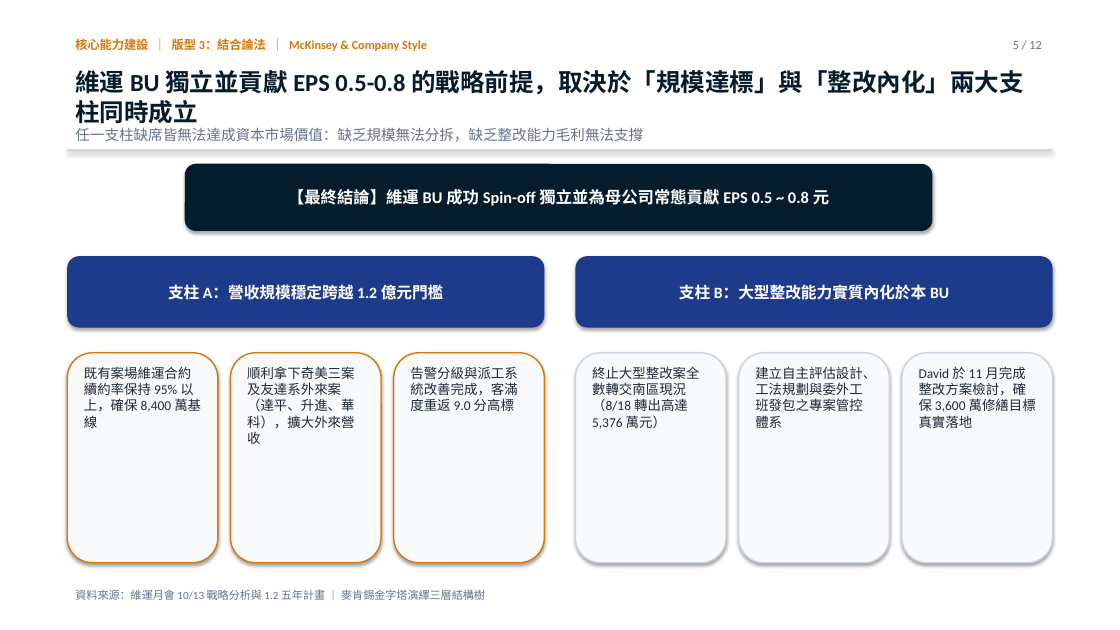
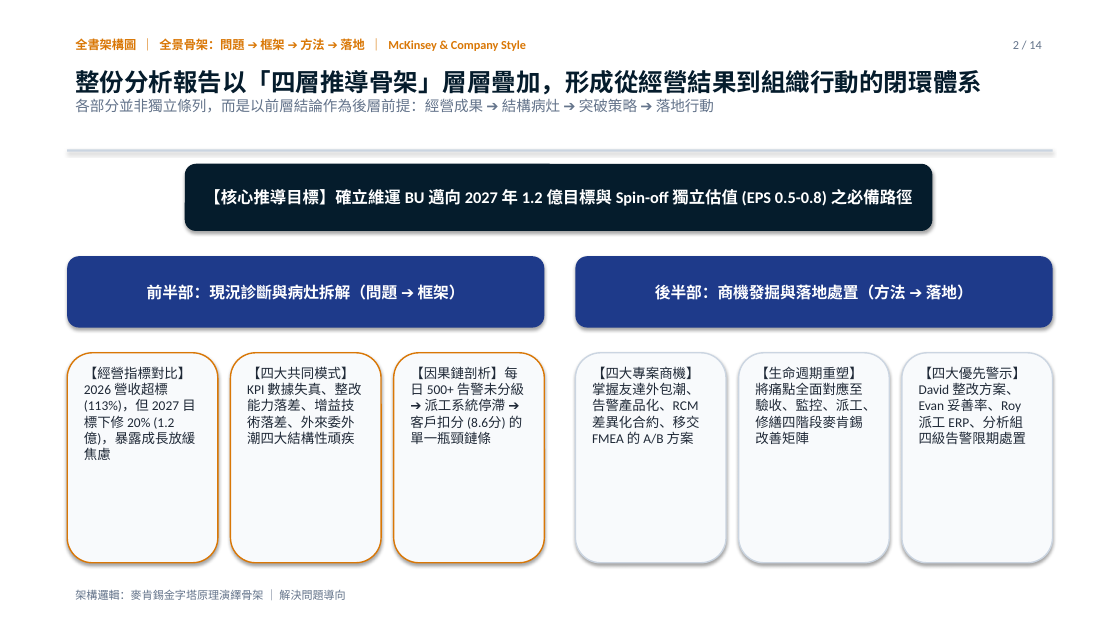
Before and after one commit to davidyeh51/management-meeting-portal, a slide deck: slide 2 of acmepoint_meeting_zero_noise.pptx (slide 5 before the commit). Drawn at 1120x630 pixels with LibreOffice and Linux fonts; fonts in the diff are those of the drawing. Boxes give left, top, right and bottom in pixels: in the first picture for what was removed or moved away, otherwise in the second. Text is boxed around its words. In the diff, an @@ line names an element or a change of style, - is before the commit and + after.

```diff
--- a/acmepoint_meeting_zero_noise.pptx
+++ b/acmepoint_meeting_zero_noise.pptx
@@ text at <box>75,37,526,54</box>: text changed @@
-核心能力建設 ｜ 版型 3：結合論法 ｜ McKinsey & Company Style
+全書架構圖 ｜ 全景骨架：問題 ➔ 框架 ➔ 方法 ➔ 落地 ｜ McKinsey & Company Style
@@ text at <box>1013,41,1041,49</box>: text changed @@
-5 / 12
+2 / 14
@@ text at <box>75,70,982,113</box>: text changed; size 21 to 12.5 pt; text colour #051C2C to #64748B; bold off @@
-維運 BU 獨立並貢獻 EPS 0.5-0.8 的戰略前提，取決於「規模達標」與「整改內化」兩大支柱同時成立
-任一支柱缺席皆無法達成資本市場價值：缺乏規模無法分拆，缺乏整改能力毛利無法支撐
+整份分析報告以「四層推導骨架」層層疊加，形成從經營結果到組織行動的閉環體系
+各部分並非獨立條列，而是以前層結論作為後層前提：經營成果 ➔ 結構病灶 ➔ 突破策略 ➔ 落地行動
@@ text in rounded rectangle at <box>204,189,913,206</box>: text changed @@
-【最終結論】維運 BU 成功 Spin-off 獨立並為母公司常態貢獻 EPS 0.5 ~ 0.8 元
+【核心推導目標】確立維運 BU 邁向 2027 年 1.2 億目標與 Spin-off 獨立估值 (EPS 0.5-0.8) 之必備路徑
@@ text in rounded rectangle at <box>147,284,465,300</box>: text changed @@
-支柱 A：營收規模穩定跨越 1.2 億元門檻
+前半部：現況診斷與病灶拆解（問題 ➔ 框架）
@@ text in rounded rectangle at <box>655,284,973,300</box>: text changed @@
-支柱 B：大型整改能力實質內化於本 BU
+後半部：商機發掘與落地處置（方法 ➔ 落地）
@@ text at <box>84,366,196,460</box>: text changed @@
-既有案場維運合約續約率保持 95% 以上，確保 8,400 萬基線
+【經營指標對比】2026 營收超標 (113%)，但 2027 目標下修 20% (1.2億)，暴露成長放緩焦慮
@@ text at <box>247,366,361,444</box>: text changed @@
-順利拿下奇美三案及友達系外來案（達平、升進、華科），擴大外來營收
+【四大共同模式】KPI 數據失真、整改能力落差、增益技術落差、外來委外潮四大結構性頑疾
@@ text at <box>410,366,524,444</box>: text changed @@
-告警分級與派工系統改善完成，客滿度重返 9.0 分高標
+【因果鏈剖析】每日 500+ 告警未分級 ➔ 派工系統停滯 ➔ 客戶扣分 (8.6分) 的單一瓶頸鏈條
@@ text at <box>592,366,699,444</box>: text changed @@
-終止大型整改案全數轉交南區現況（8/18 轉出高達 5,376 萬元）
+【四大專案商機】掌握友達外包潮、告警產品化、RCM 差異化合約、移交 FMEA 的 A/B 方案
@@ text at <box>755,366,876,444</box>: text changed @@
-建立自主評估設計、工法規劃與委外工班發包之專案管控體系
+【生命週期重塑】將痛點全面對應至驗收、監控、派工、修繕四階段麥肯錫改善矩陣
@@ text at <box>919,366,1026,444</box>: text changed @@
-David 於 11 月完成整改方案檢討，確保 3,600 萬修繕目標真實落地
+【四大優先警示】David 整改方案、Evan 妥善率、Roy 派工 ERP、分析組四級告警限期處置
@@ text at <box>75,590,345,600</box>: text changed @@
-資料來源：維運月會 10/13 戰略分析與 1.2 五年計畫 ｜ 麥肯錫金字塔演繹三層結構樹
+架構邏輯：麥肯錫金字塔原理演繹骨架 ｜ 解決問題導向
```
Also in this commit, not shown: 6 other slides changed, 7 slides added, 5 slides removed, 6 other files.
